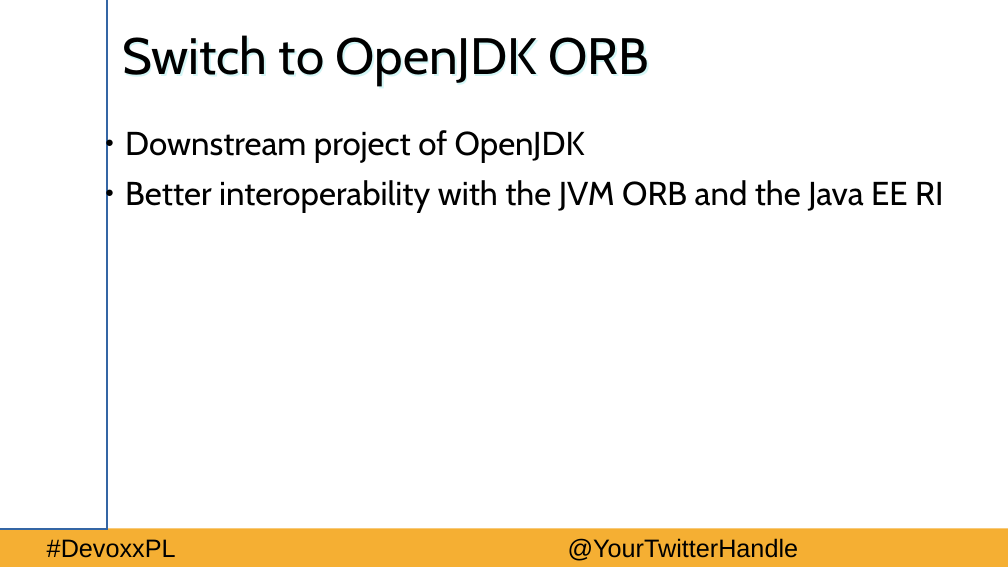
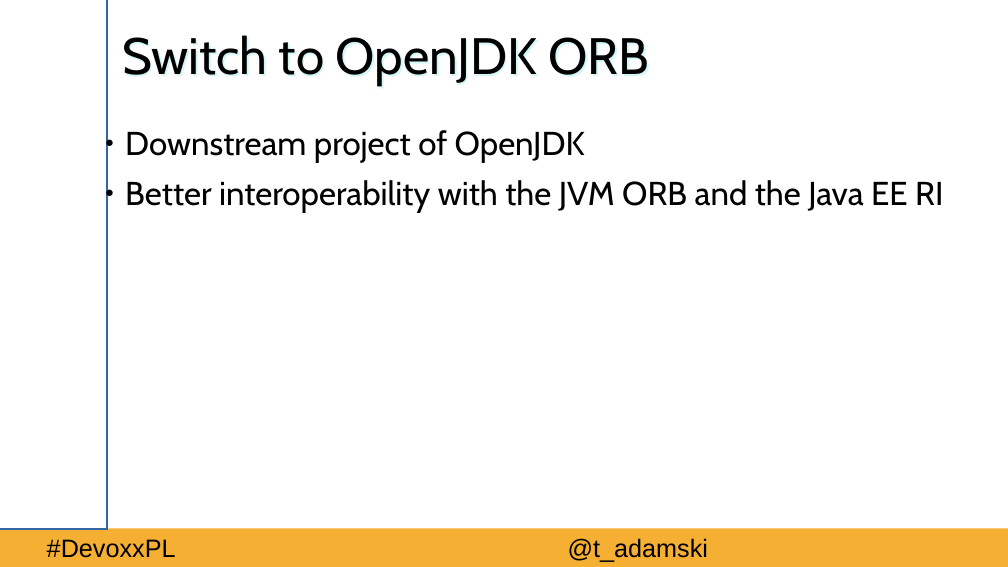
Before and after one commit to tadamski/wildfly9-examples, a slide deck: slide 9 of slides/slides.odp. Drawn at 1008x567 pixels with LibreOffice and Linux fonts; fonts in the diff are those of the drawing; background and template pictures are left out. Boxes give left, top, right and bottom in pixels: in the first picture for what was removed or moved away, otherwise in the second. Text is boxed around its words. In the diff, an @@ line names an element or a change of style, - is before the commit and + after.

Commit message:
slides

```diff
--- a/slides/slides.odp
+++ b/slides/slides.odp
@@ text at (568,538,708,562): text changed @@
-@YourTwitterHandle
+@t_adamski
```
Also in this commit, not shown: 9 other slides changed.
